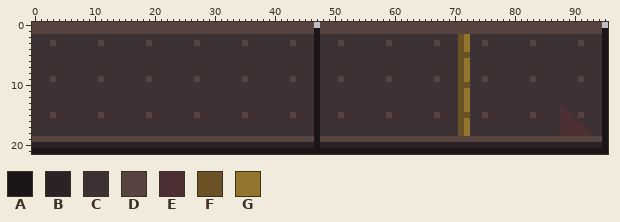
Two versions of one pixel-art file, assets/source/props/floor01/gym_floor.ase. That is the earlier state.
96x22 pixels, 1 frame.
Palette (. is transparent): A #1b1519  B #2b2226  C #3e3133  D #574340  E #4c3034  F #6a5224  G #93752e
The result:
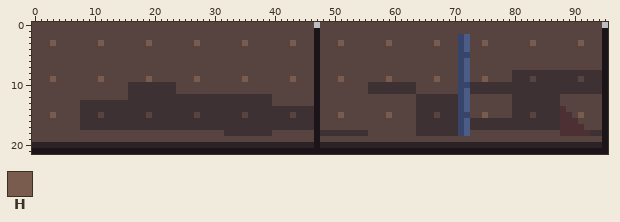
Colours new in this view: H #7a5c4e
Changes in this commit:
Colour F changes from #6a5224 to #38456a.
Colour G changes from #93752e to #4b5d86.
The author changed colour C to colour D in row 2 at x 0 to 46, 48 to 70 and 73 to 94; in row 3 at x 0 to 2, 4 to 10, 12 to 18, 20 to 26, 28 to 34, 36 to 42, 44 to 46, 48 to 50, 52 to 58, 60 to 66, 68 to 70, 73 to 74, 76 to 82, 84 to 90 and 92 to 94; in rows 4 to 7 at x 0 to 46, 48 to 70 and 73 to 94; in row 8 at x 0 to 46, 48 to 70 and 73 to 79; in row 9 at x 0 to 2, 4 to 10, 12 to 18, 20 to 26, 28 to 34, 36 to 42, 44 to 46, 48 to 50, 52 to 58, 60 to 66, 68 to 70, 73 to 74 and 76 to 79; in rows 10 to 11 at x 0 to 15, 24 to 46, 48 to 55 and 64 to 70.
The author changed colour C to colour D in row 12 at x 0 to 15, 40 to 46, 48 to 63, 73 to 79 and 88 to 94; in row 13 at x 0 to 7, 40 to 46, 48 to 63, 73 to 79 and 88 to 94; in row 14 at x 0 to 7, 48 to 63, 73 to 79 and 89 to 94; in row 15 at x 0 to 2, 4 to 7, 48 to 50, 52 to 58, 60 to 63, 73 to 74, 76 to 79, 90 and 92 to 94; in row 16 at x 0 to 7, 48 to 63 and 91 to 94; in row 17 at x 0 to 7, 48 to 63 and 92 to 94.
The author changed colour C to colour D in row 18 at x 0 to 31, 40 to 46, 56 to 63 and 73 to 87.
The author changed colour D to colour H in row 3 at x 3, 11, 19, 27, 35, 43, 51, 59, 67, 75, 83 and 91; in row 9 at x 3, 11, 19, 27, 35, 43, 51, 59, 67 and 75; in row 15 at x 3, 51, 59, 75 and 91.
Changed places in both pictures, as pixel boxes (x1, y1, x2, y2):
changed: (32, 34, 602, 136)
